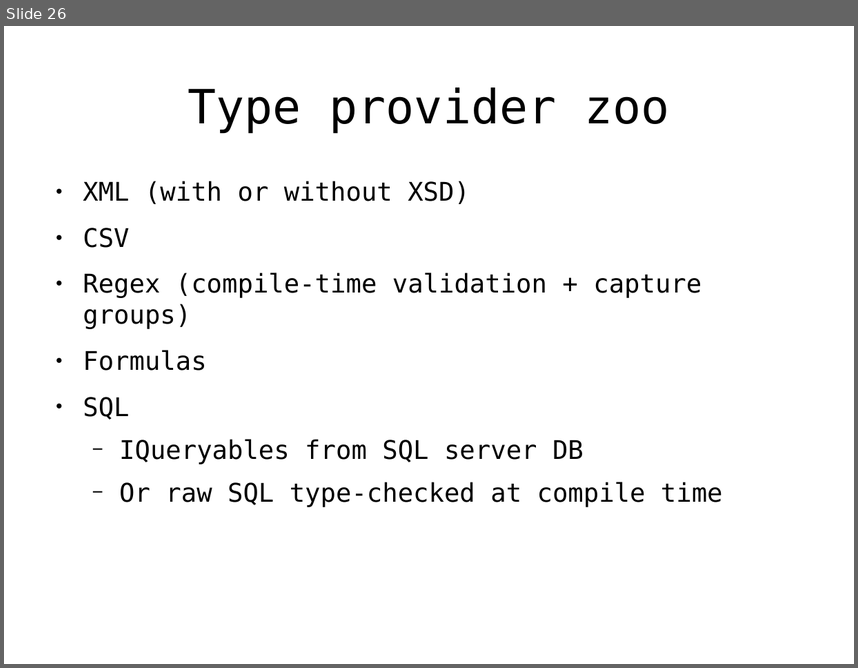
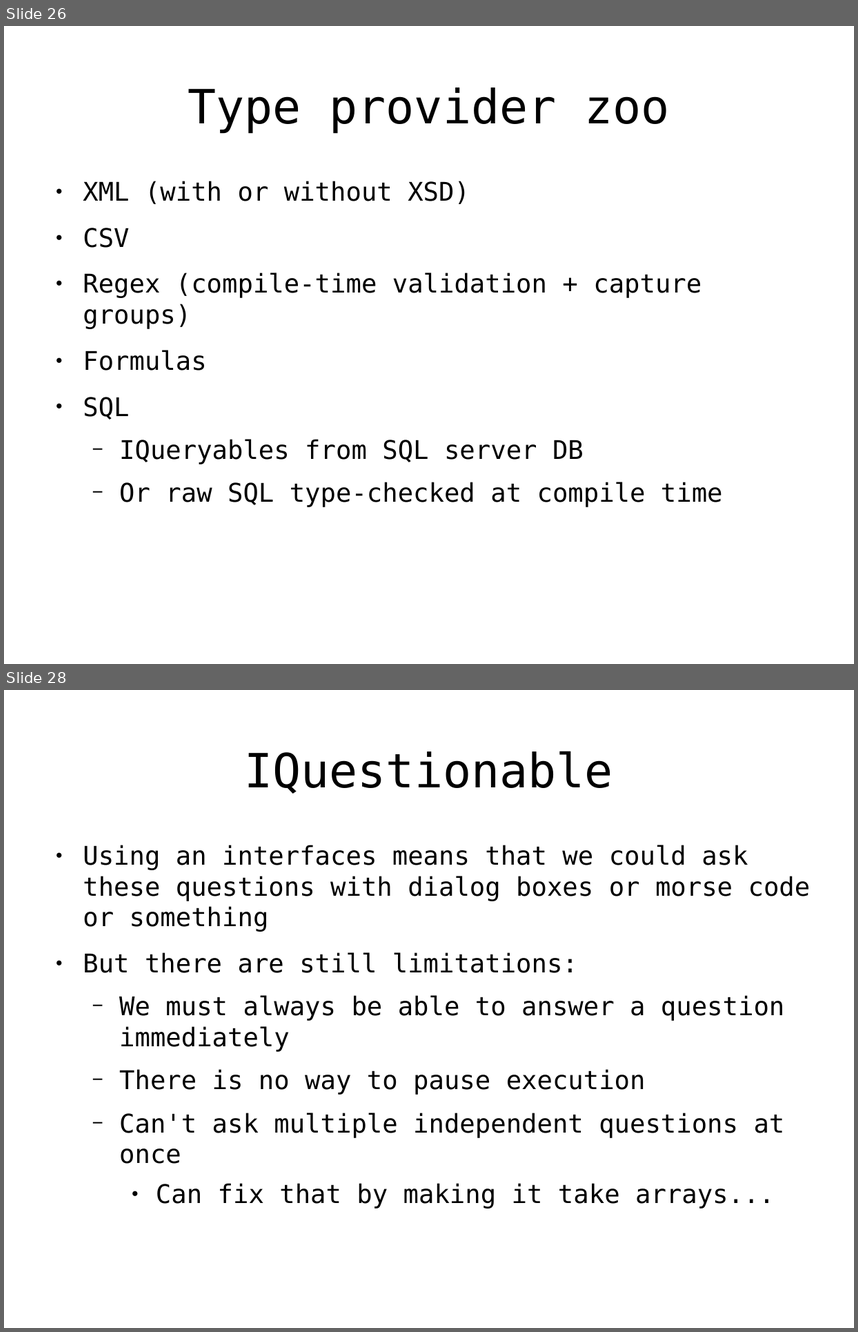
Before and after one commit to rspeele/FSharpTalk, a slide deck: fstalk.odp. Shown one above the other, each under a label of ours: slide 26 before the commit, slides 26 and 28 after it; the slides between them are not shown. The pictures are 858x668 and 858x1332 pixels, drawn with LibreOffice and Linux fonts; fonts in the diff are those of the drawing. Boxes give left, top, right and bottom in pixels: in the first picture for what was removed or moved away, otherwise in the second. Text is boxed around its words. In the diff, an @@ line names an element or a change of style, - is before the commit and + after.

```diff
--- a/fstalk.odp
+++ b/fstalk.odp
@@ slide 28 added at [4,690,854,1328], background #FFFFFF @@
@@ title added at [244,751,613,793], 44 pt, text #000000 @@
+IQuestionable
@@ text added at [83,845,811,1208], 24 pt, text #000000 @@
+● Using an interfaces means that we could ask these questions with dialog boxes or morse code or something
+● But there are still limitations:
+  − We must always be able to answer a question immediately
+  − There is no way to pause execution
+  − Can't ask multiple independent questions at once
+    ● Can fix that by making it take arrays...
```
Also in this commit, not shown: 4 other slides added, 24 other files.
